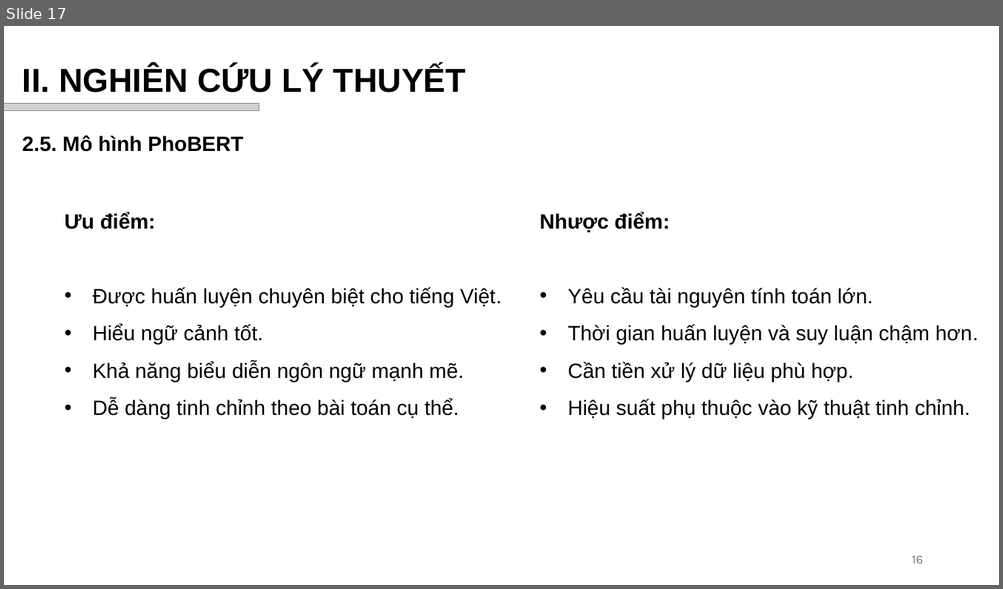
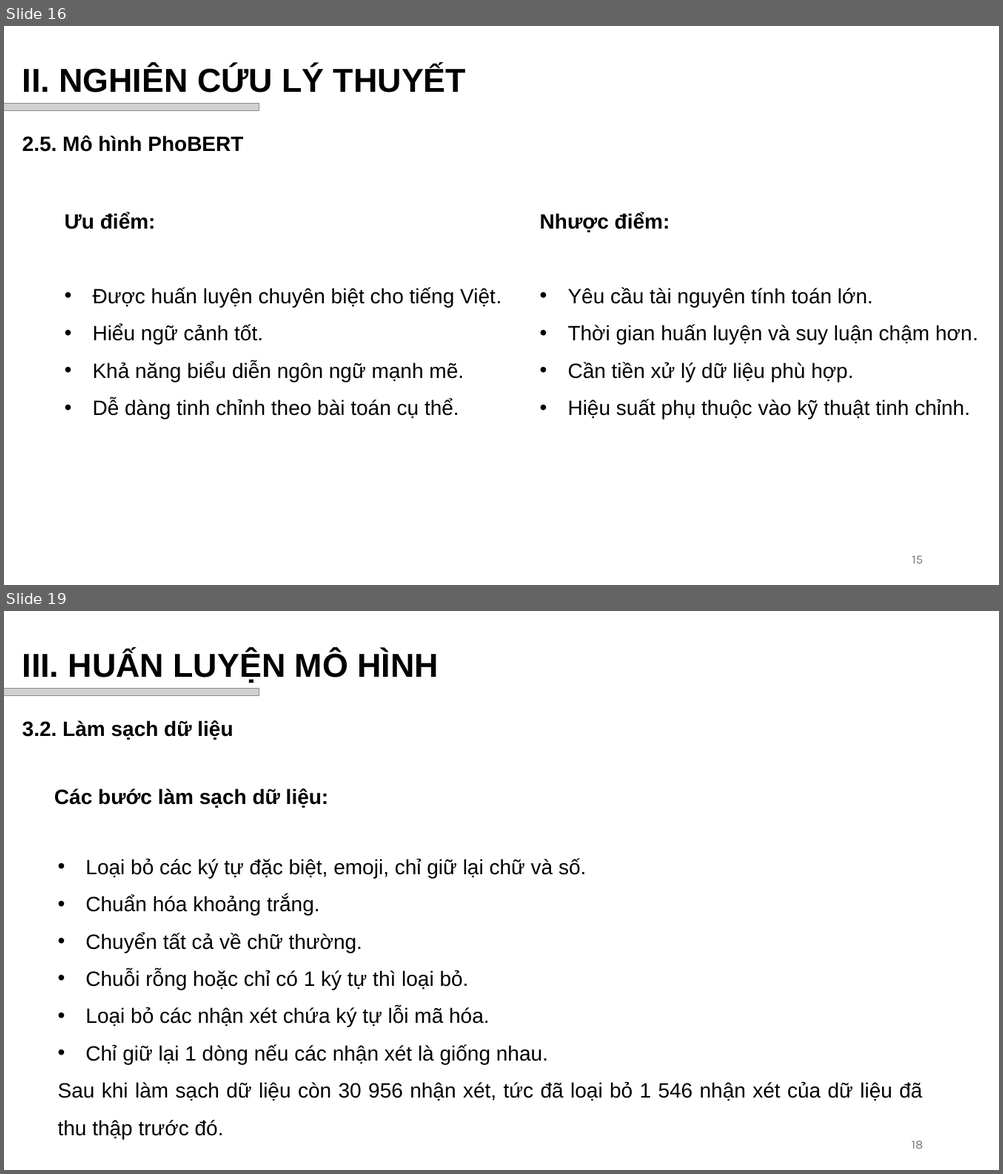
Before and after one commit to vhiepp/tn-da21ttb-110121209-duongvanhiep-sentiment-analysis, a slide deck: docs/pptx/Dương Văn Hiệp_110121209_DA21TTB.pptx. Shown one above the other, each under a label of ours: slide 17 before the commit, slides 16 and 19 after it; the slides between them are not shown. The pictures are 1003x589 and 1003x1174 pixels, drawn with LibreOffice and Linux fonts; fonts in the diff are those of the drawing; grey boxes stand for pictures; background and template pictures are left out. Boxes give left, top, right and bottom in pixels: in the first picture for what was removed or moved away, otherwise in the second. Text is boxed around its words. In the diff, an @@ line names an element or a change of style, - is before the commit and + after.

```diff
--- a/docs/pptx/Dương Văn Hiệp_110121209_DA21TTB.pptx
+++ b/docs/pptx/Dương Văn Hiệp_110121209_DA21TTB.pptx
@@ slide 19 added at (x1=4, y1=611, x2=999, y2=1170), background #FFFFFF @@
@@ text added at (x1=22, y1=651, x2=439, y2=683), 32 pt, text #000000, bold @@
+III. HUẤN LUYỆN MÔ HÌNH
@@ picture added at (x1=4, y1=689, x2=259, y2=696) @@
@@ text added at (x1=22, y1=721, x2=233, y2=740), 20 pt, text #000000, bold @@
+3.2. Làm sạch dữ liệu
@@ text added at (x1=54, y1=789, x2=329, y2=808), 20 pt, text #000000, bold @@
+Các bước làm sạch dữ liệu:
@@ text added at (x1=58, y1=858, x2=922, y2=1139), 20 pt, text #000000 @@
+• Loại bỏ các ký tự đặc biệt, emoji, chỉ giữ lại chữ và số.
+• Chuẩn hóa khoảng trắng.
+• Chuyển tất cả về chữ thường.
+• Chuỗi rỗng hoặc chỉ có 1 ký tự thì loại bỏ.
+• Loại bỏ các nhận xét chứa ký tự lỗi mã hóa.
+• Chỉ giữ lại 1 dòng nếu các nhận xét là giống nhau.
+Sau khi làm sạch dữ liệu còn 30 956 nhận xét, tức đã loại bỏ 1 546 nhận xét của dữ liệu đã thu thập trước đó.
@@ page number added at (x1=911, y1=1141, x2=923, y2=1149), 12 pt, text #797979 @@
+18
@@ what was slide 17 is now slide 16 @@
@@ page number at (x1=911, y1=556, x2=922, y2=564): text changed @@
-16
+15
```
Also in this commit, not shown: 2 slides changed, 17 other slides added, 1 slide removed, 1 other file.
